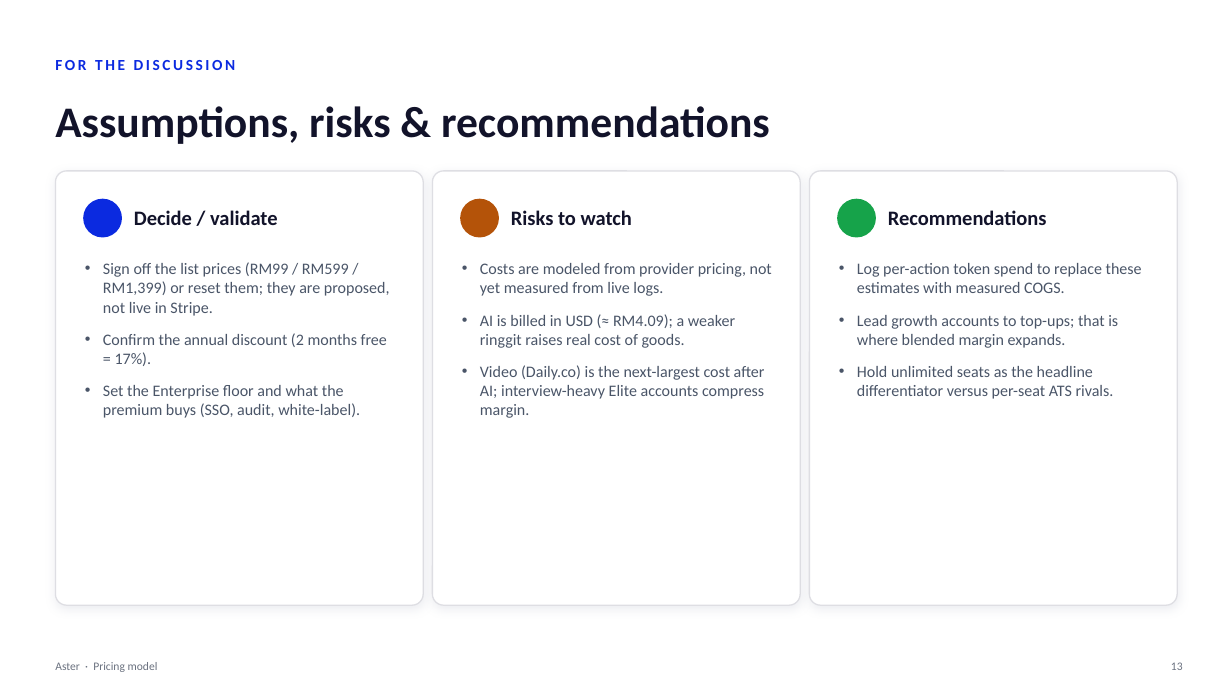
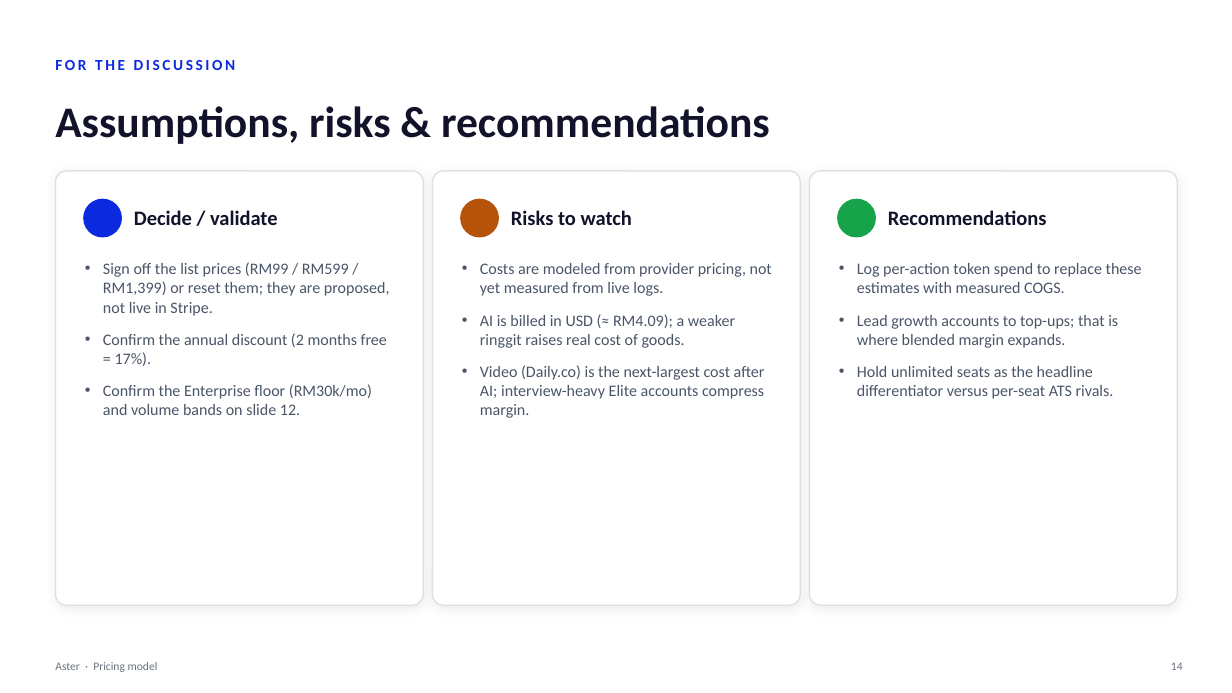
Before and after one commit to shahramly83/aster, a slide deck: slide 14 of docs/aster-pricing.pptx (slide 13 before the commit). Drawn at 1232x693 pixels with LibreOffice and Linux fonts; fonts in the diff are those of the drawing. Boxes give left, top, right and bottom in pixels: in the first picture for what was removed or moved away, otherwise in the second. Text is boxed around its words. In the diff, an @@ line names an element or a change of style, - is before the commit and + after.

```diff
--- a/docs/aster-pricing.pptx
+++ b/docs/aster-pricing.pptx
@@ text at <box>103,384,372,415</box>: text changed @@
-• Set the Enterprise floor and what the premium buys (SSO, audit, white-label).
+• Confirm the Enterprise floor (RM30k/mo) and volume bands on slide 12.
@@ text at <box>1171,662,1183,670</box>: text changed @@
-13
+14
```
Also in this commit, not shown: 4 other slides changed, 1 slide added.
